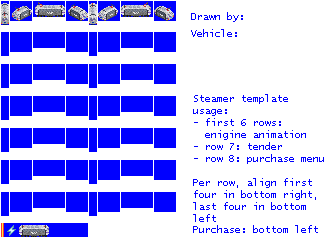
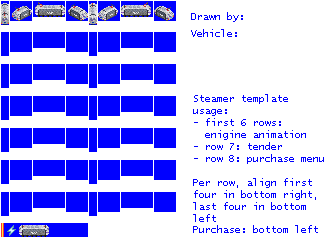
Layer changes from the first 331 × 237 image to the second:
painted on "empty.png" over [21, 15, 149, 237]
